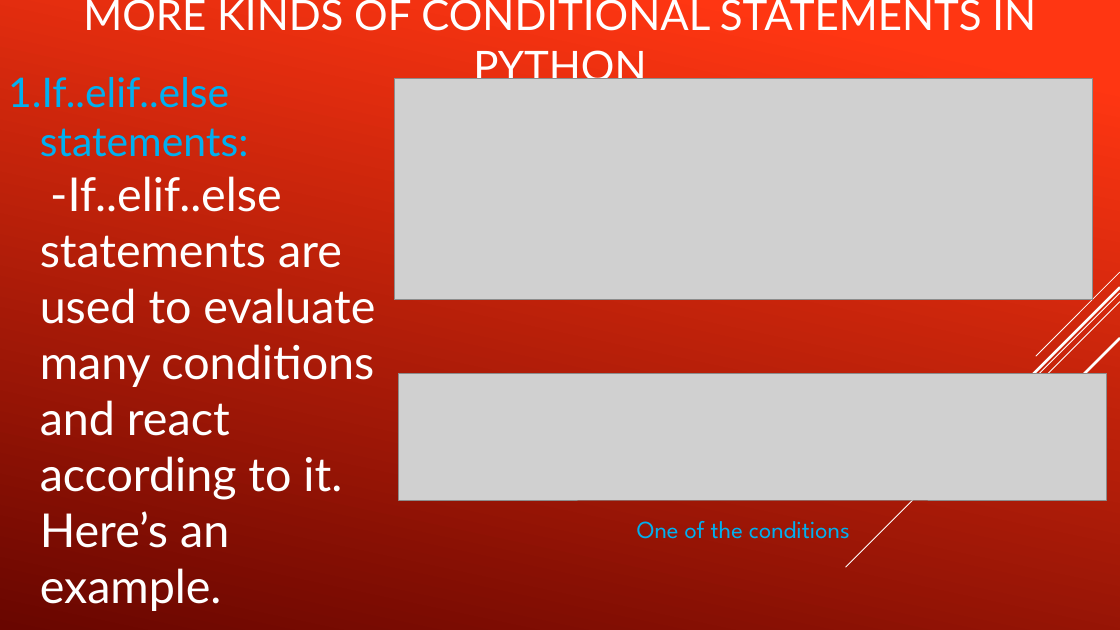
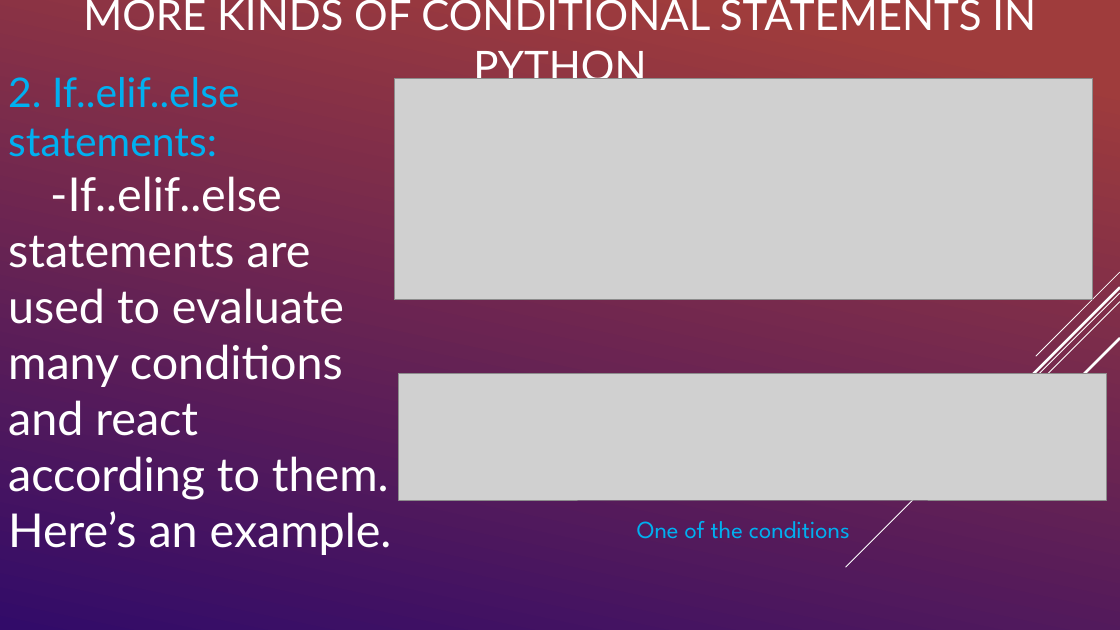
Before and after one commit to AyushisPro2011/Presentation, a slide deck: slide 6 of Presentation.pptx. Drawn at 1120x630 pixels with LibreOffice and Linux fonts; fonts in the diff are those of the drawing; grey boxes stand for pictures. Boxes give left, top, right and bottom in pixels: in the first picture for what was removed or moved away, otherwise in the second. Text is boxed around its words. In the diff, an @@ line names an element or a change of style, - is before the commit and + after.

```diff
--- a/Presentation.pptx
+++ b/Presentation.pptx
@@ background gradient #FF3712 to #6A0600 to gradient #3C9F4A to #330B69 @@
@@ text at [8,77,392,555]: text changed @@
-1. If..elif..else statements:
-   -If..elif..else statements are used to evaluate many conditions and react according to it. Here’s an example.
+2. If..elif..else statements:
+-If..elif..else statements are used to evaluate many conditions and react according to them. Here’s an example.
```
Also in this commit, not shown: 6 other slides changed, 2 slides added, 1 other file.
